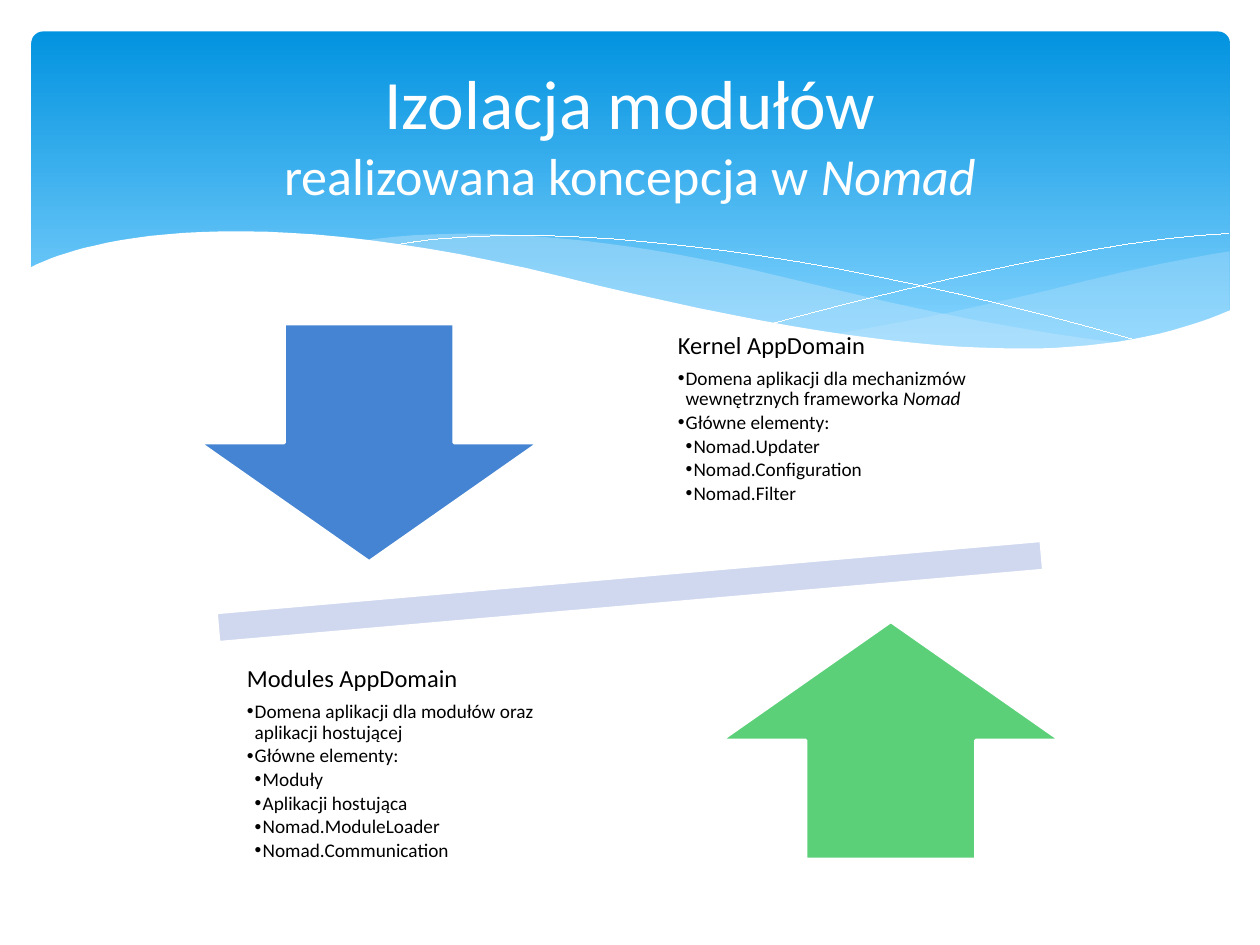
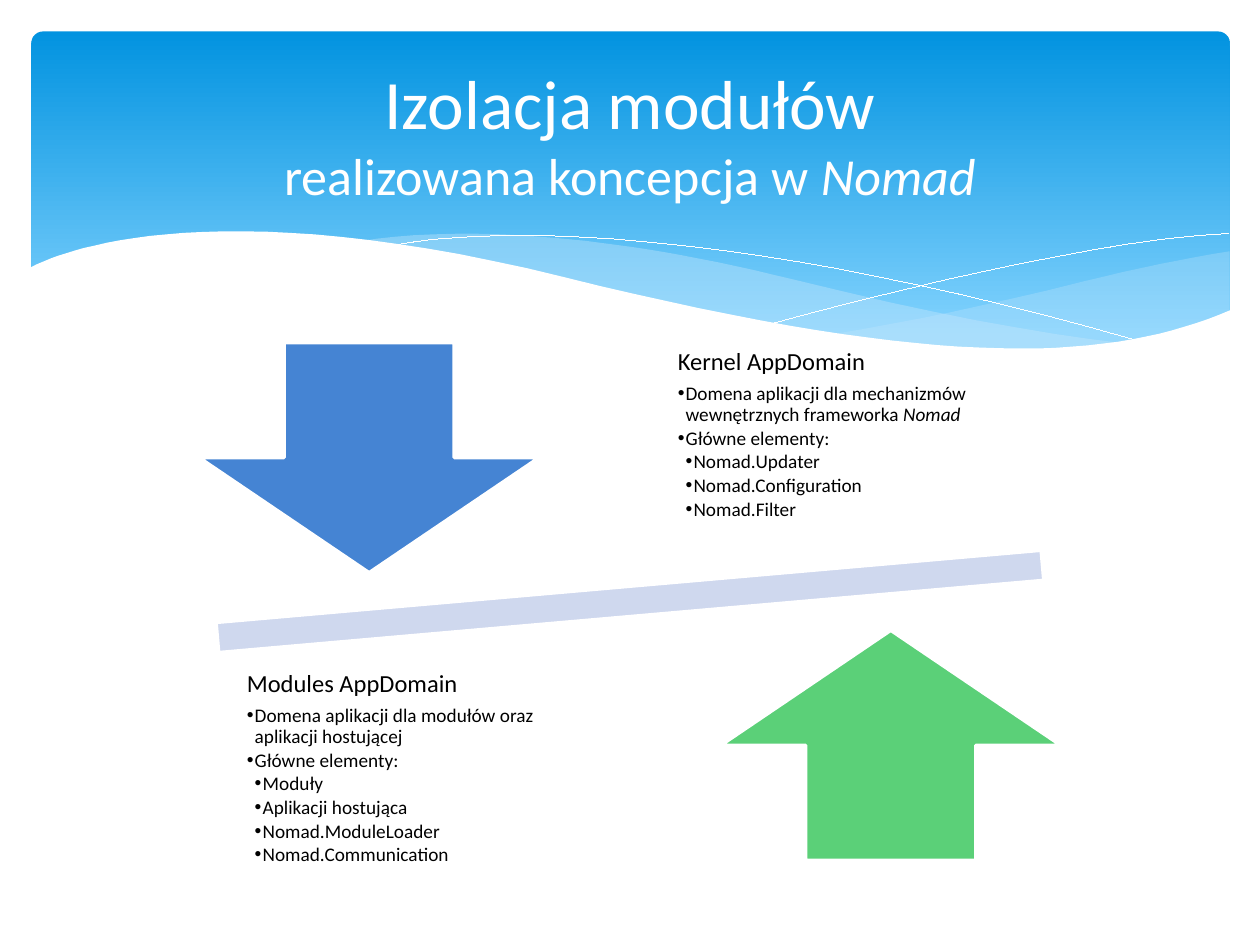
Before and after one commit to psla/Nomad, a slide deck: slide 43 of DiplomaSeminar/Presentation/Nomad.pptx (slide 68 before the commit). Drawn at 1260x945 pixels with LibreOffice and Linux fonts; fonts in the diff are those of the drawing. Boxes give left, top, right and bottom in pixels: in the first picture for what was removed or moved away, otherwise in the second. Text is boxed around its words. In the diff, an @@ line names an element or a change of style, - is before the commit and + after.

```diff
--- a/DiplomaSeminar/Presentation/Nomad.pptx
+++ b/DiplomaSeminar/Presentation/Nomad.pptx
@@ text "Kernel AppDomain": place and size @@
-text "Kernel AppDomain" at <box>678,334,966,500</box>
+text "Kernel AppDomain" at <box>678,353,966,516</box>
@@ down arrow: place and size @@
-down arrow at <box>199,324,539,562</box>
+down arrow at <box>199,343,539,573</box>
@@ math minus: place and size @@
-math minus at <box>63,478,1197,704</box>
+math minus at <box>63,488,1197,714</box>
@@ text "Modules AppDomain": place and size @@
-text "Modules AppDomain" at <box>247,670,533,857</box>
+text "Modules AppDomain" at <box>247,675,533,861</box>
@@ up arrow: place and size @@
-up arrow at <box>721,621,1061,859</box>
+up arrow at <box>721,630,1061,861</box>
```
Also in this commit, not shown: 13 other slides changed, 7 slides added, 2 other files.
